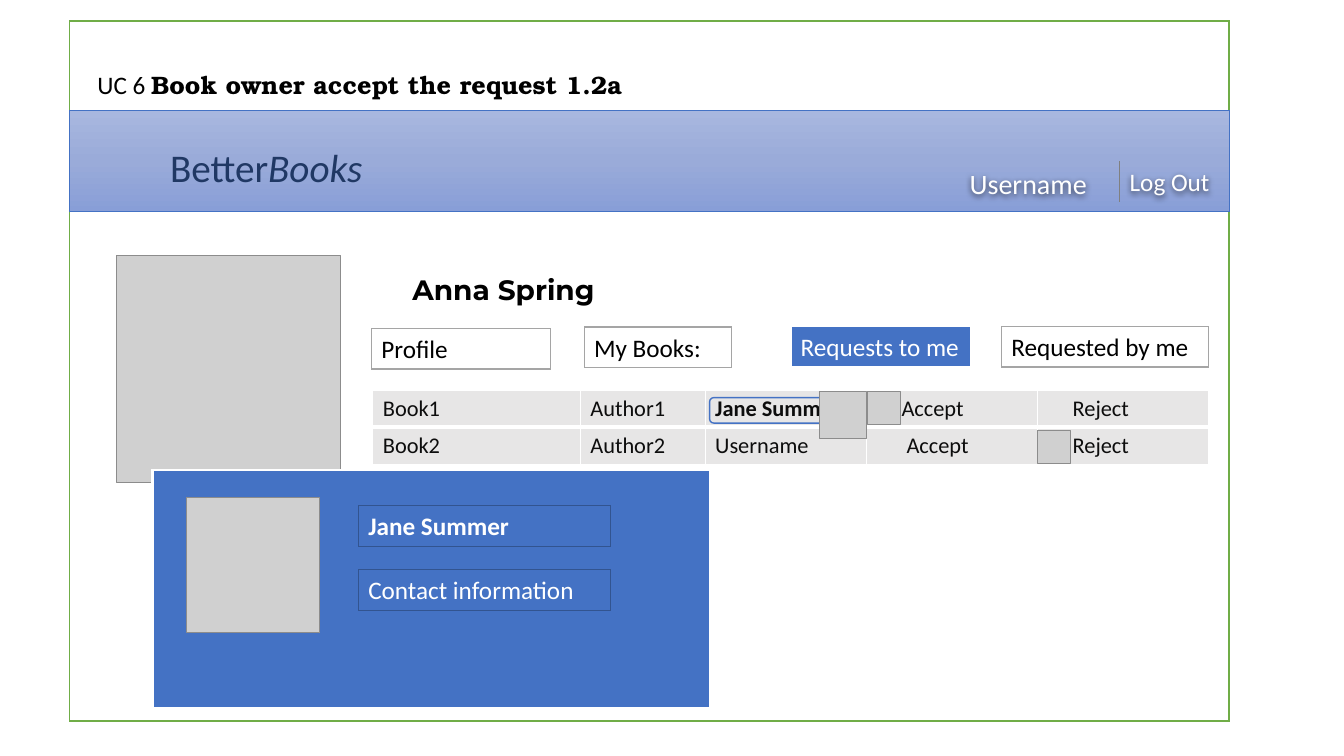
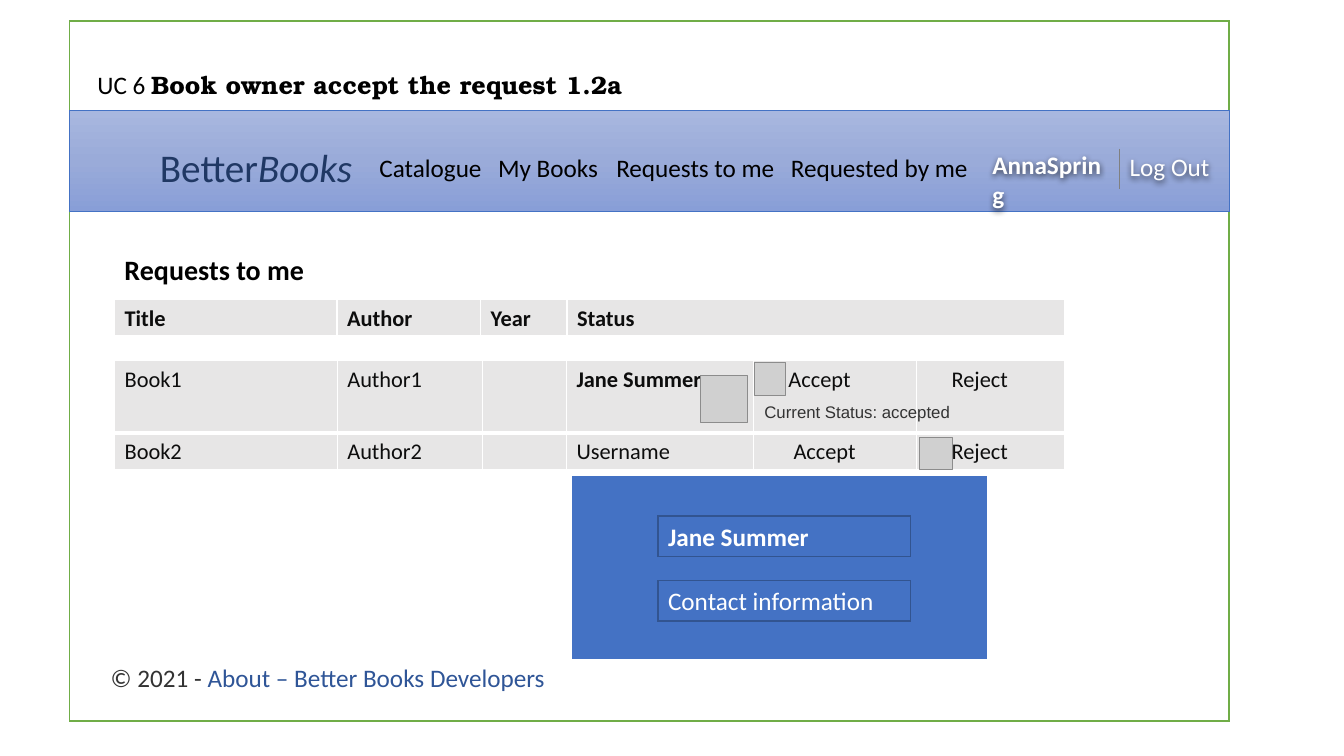
Before and after one commit to kateGalich/capstone, a slide deck: slide 7 of Construction 3/UI Prototypes.pptx. Drawn at 1344x756 pixels with LibreOffice and Linux fonts; fonts in the diff are those of the drawing; grey boxes stand for pictures; background and template pictures are left out. Boxes give left, top, right and bottom in pixels: in the first picture for what was removed or moved away, otherwise in the second. Text is boxed around its words. In the diff, an @@ line names an element or a change of style, - is before the commit and + after.

```diff
--- a/Construction 3/UI Prototypes.pptx
+++ b/Construction 3/UI Prototypes.pptx
@@ text added at bbox=[983, 144, 1123, 185], 18 pt, text #FFFFFF, bold @@
+AnnaSpring
@@ text "Log Out": place and size @@
-text "Log Out" at bbox=[1130, 175, 1209, 197]
+text "Log Out" at bbox=[1130, 160, 1209, 182]
@@ line moved from (1120, 161) - (1120, 202) to (1120, 148) - (1120, 190) @@
@@ text "BetterBooks": place and size @@
-text "BetterBooks" at bbox=[170, 155, 362, 182]
+text "BetterBooks" at bbox=[160, 155, 352, 182]
@@ text added at bbox=[379, 159, 481, 182], 18 pt, text #000000 @@
+Catalogue
@@ text added at bbox=[498, 159, 598, 181], 18 pt, text #000000 @@
+My Books
@@ text added at bbox=[616, 161, 775, 181], 18 pt, text #000000 @@
+Requests to me
@@ text added at bbox=[791, 159, 968, 181], 18 pt, text #000000 @@
+Requested by me
@@ text removed at bbox=[970, 176, 1087, 195] @@
-Username
@@ text "Requests to me": place and size @@
-text "Requests to me" at bbox=[791, 327, 972, 367]
+text "Requests to me" at bbox=[124, 261, 304, 285]
@@ text "Requests to me" at bbox=[124, 261, 304, 285]: size 18 to 20 pt, text colour #FFFFFF to #000000, bold on; fill #4472C4 to none; outline #FFFFFF 1.5 pt to none @@
@@ picture removed at bbox=[117, 255, 341, 482] @@
@@ table added at bbox=[115, 299, 1067, 337], 1 rows, 4 columns @@
+Title | Author | Year | Status
@@ text removed at bbox=[412, 278, 595, 306] @@
-Anna Spring
@@ rectangle removed at bbox=[372, 329, 551, 369] @@
-Profile
@@ rectangle removed at bbox=[585, 327, 732, 367] @@
-My Books:
@@ rectangle removed at bbox=[1002, 327, 1210, 367] @@
-Requested by me
@@ table at bbox=[115, 361, 1066, 470] @@
+column 3:  | 
@@ table: place and size @@
-table at bbox=[373, 390, 1210, 464]
+table at bbox=[115, 361, 1066, 470]
@@ picture: place and size @@
-picture at bbox=[820, 392, 866, 439]
+picture at bbox=[701, 376, 747, 422]
@@ picture: place and size @@
-picture at bbox=[1038, 432, 1071, 464]
+picture at bbox=[755, 363, 786, 395]
@@ rounded rectangle removed at bbox=[710, 397, 861, 422] @@
@@ text added at bbox=[764, 406, 950, 422], 12 pt, text #333333 @@
+Current Status: accepted
@@ picture: place and size @@
-picture at bbox=[868, 392, 900, 424]
+picture at bbox=[920, 438, 952, 470]
@@ rectangle: place and size @@
-rectangle at bbox=[152, 470, 710, 708]
+rectangle at bbox=[571, 475, 988, 660]
@@ picture removed at bbox=[187, 498, 320, 633] @@
@@ rectangle "Jane Summer": place and size @@
-rectangle "Jane Summer" at bbox=[359, 506, 611, 546]
+rectangle "Jane Summer" at bbox=[658, 516, 910, 557]
@@ rectangle "Contact information": place and size @@
-rectangle "Contact information" at bbox=[359, 570, 611, 610]
+rectangle "Contact information" at bbox=[658, 581, 910, 621]
@@ text added at bbox=[137, 669, 545, 691], 18 pt, text #2F5597 @@
+© 2021 - About – Better Books Developers
```
Also in this commit, not shown: 11 other slides changed, 2 slides removed.
